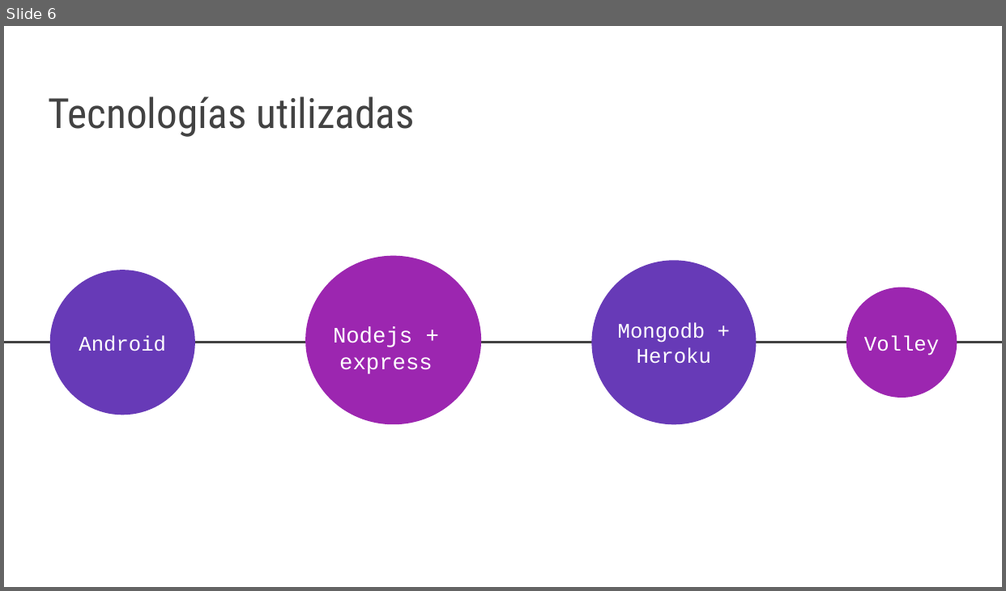
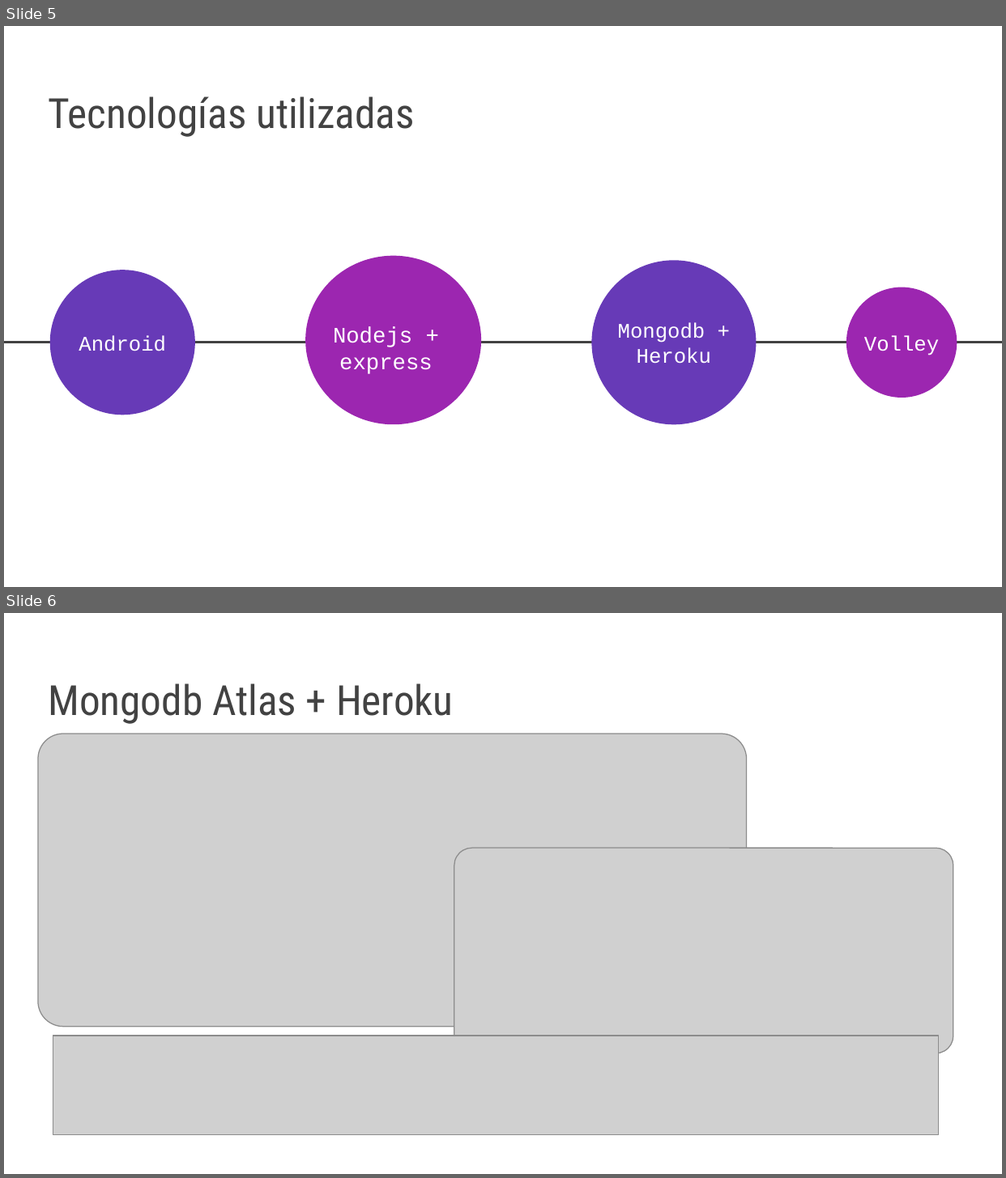
Before and after one commit to josuestaun/proyecto-intermodular, a slide deck: Memory.pptx. Shown one above the other, each under a label of ours: slide 6 before the commit, slides 5 and 6 after it. The pictures are 1006x591 and 1006x1178 pixels, drawn with LibreOffice and Linux fonts; fonts in the diff are those of the drawing; grey boxes stand for pictures. Boxes give left, top, right and bottom in pixels: in the first picture for what was removed or moved away, otherwise in the second. Text is boxed around its words. In the diff, an @@ line names an element or a change of style, - is before the commit and + after.

```diff
--- a/Memory.pptx
+++ b/Memory.pptx
@@ slide 6 added at (x1=4, y1=613, x2=1002, y2=1174), background #FFFFFF @@
@@ title added at (x1=48, y1=683, x2=454, y2=724), 30 pt, text #424242 @@
+Mongodb Atlas + Heroku
@@ picture added at (x1=38, y1=734, x2=747, y2=1027) @@
@@ picture added at (x1=454, y1=849, x2=953, y2=1054) @@
@@ picture added at (x1=53, y1=1036, x2=938, y2=1135) @@
@@ what was slide 6 is now slide 5 @@
```
Also in this commit, not shown: 2 slides changed, 1 other slide added, 2 slides removed.
